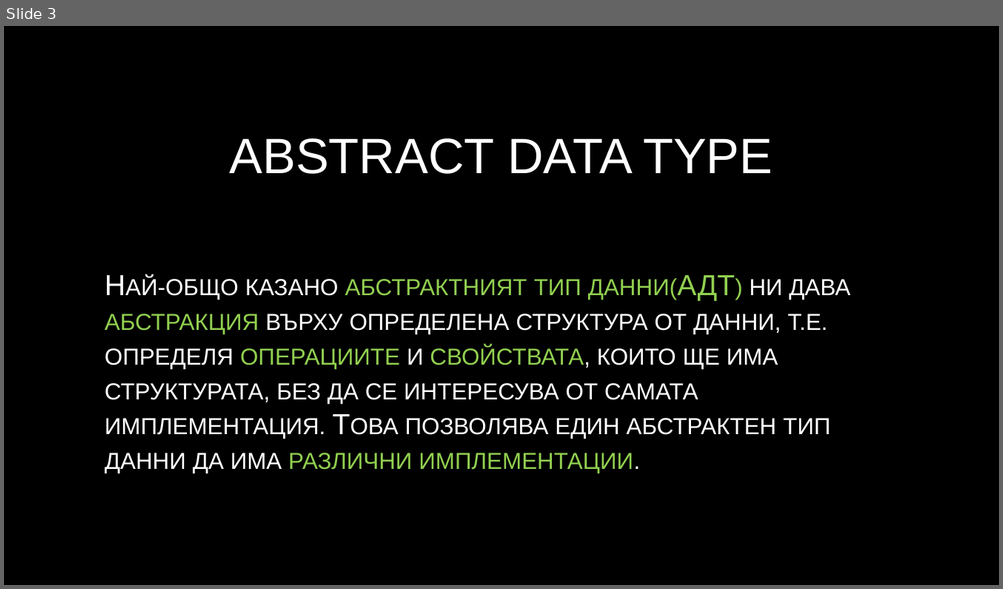
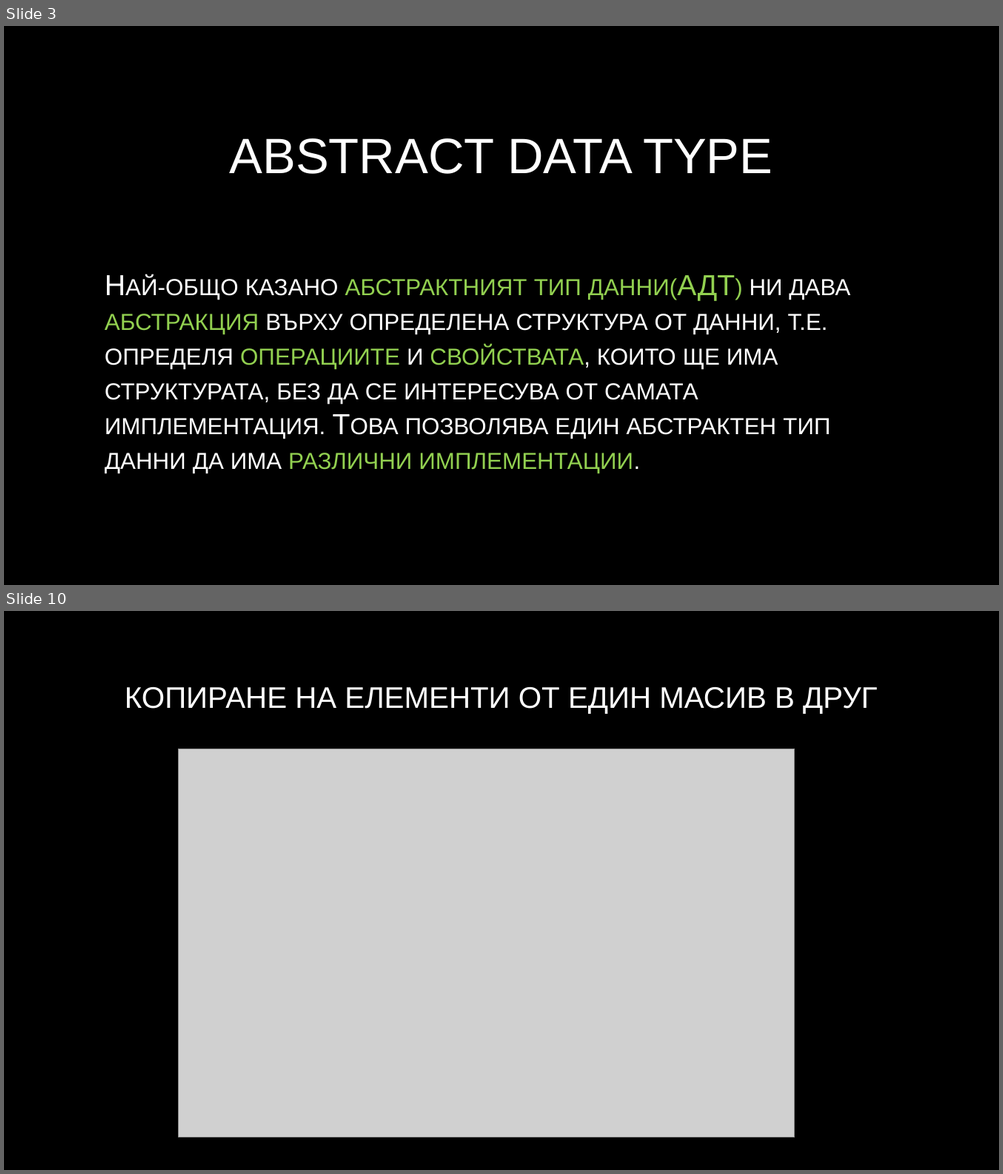
Before and after one commit to velizar92/CSharp-Programming-Presentations, a slide deck: Linear Data Structures.pptx. Shown one above the other, each under a label of ours: slide 3 before the commit, slides 3 and 10 after it; the slides between them are not shown. The pictures are 1003x589 and 1003x1174 pixels, drawn with LibreOffice and Linux fonts; fonts in the diff are those of the drawing; grey boxes stand for pictures; background and template pictures are left out. Boxes give left, top, right and bottom in pixels: in the first picture for what was removed or moved away, otherwise in the second. Text is boxed around its words. In the diff, an @@ line names an element or a change of style, - is before the commit and + after.

```diff
--- a/Linear Data Structures.pptx
+++ b/Linear Data Structures.pptx
@@ slide 10 added at (4,611,999,1170), background picture (left out) @@
@@ title added at (125,687,877,714), 28.8 pt, text gradient #FFFFFF to #A6A6A6 @@
+КОПИРАНЕ НА ЕЛЕМЕНТИ ОТ ЕДИН МАСИВ В ДРУГ
@@ picture added at (179,749,794,1138) @@
```
Also in this commit, not shown: 6 slides changed, 5 other slides added.
